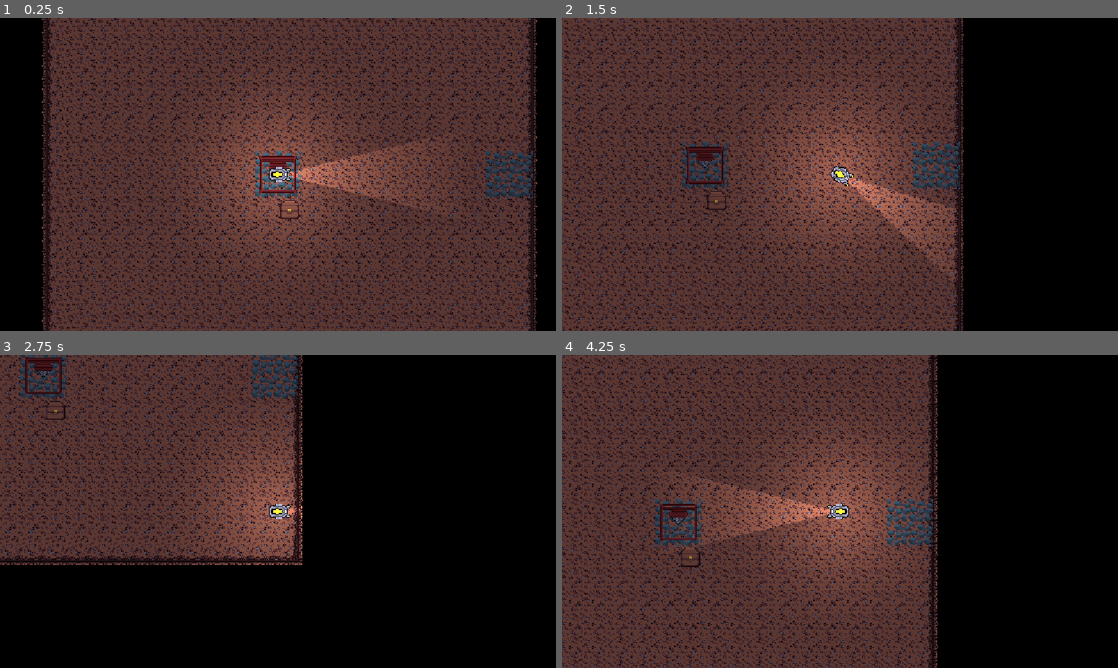
Above: before the commit, frames 1-4 (two rows, left to right).
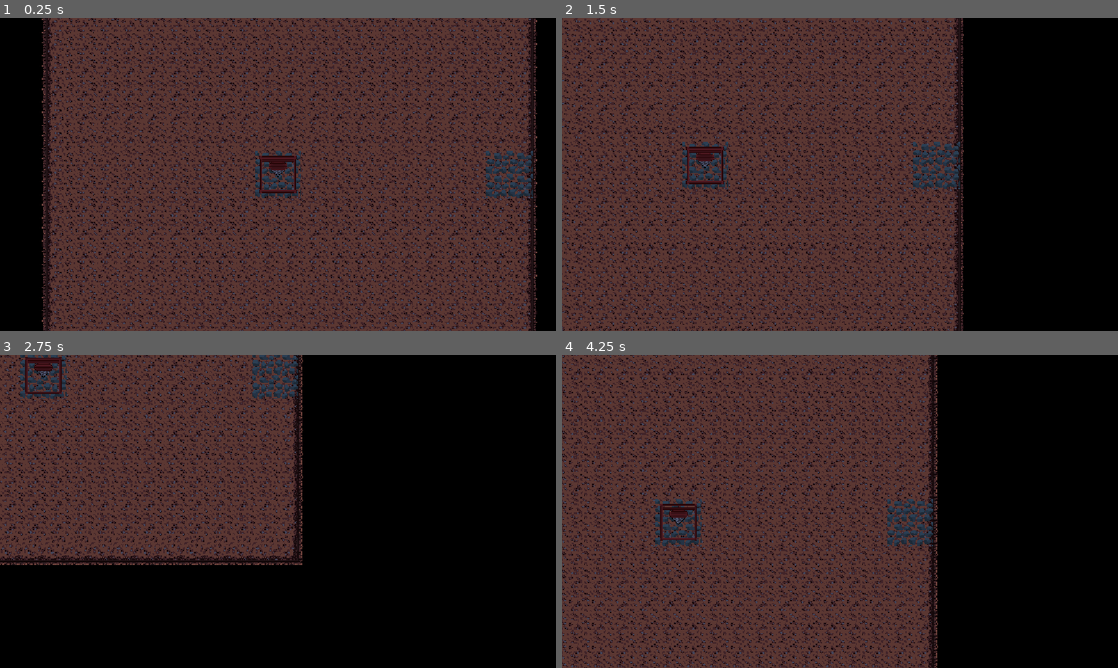
Above: after the commit, the same moments.

Repository: BratanOpa/factory-game
Game: Godot game, scene res://scenes/tests/bratanBeta.tscn
Same seed, same stepped clock (60 frames per second), same inputs: the game is played once before the commit and once after it. This scene is started directly instead of the project's main scene.
Inputs (mouse positions are in pixels of both pictures, inside the frame that each line leads up to):
- Up to frame 1 (0.25 s): no input
- Up to frame 2 (1.5 s): tap Enter at 0.5 s; move the mouse to (962, 158) at 0.52 s; hold D (move_right) 0.53-1.28 s; click (962, 158) at 0.67 s; move the mouse to (728, 190) at 1.27 s; hold S (move_down) from 1.28 s (still down)
- Up to frame 3 (2.75 s): move the mouse to (333, 442) at 2.02 s; release S (move_down) at 2.03 s; hold D (move_right) from 2.03 s (still down)
- Up to frame 4 (4.25 s): move the mouse to (812, 574) at 2.77 s; release D (move_right) at 2.78 s; hold W (move_up) 2.78-3.53 s; click (812, 574) at 2.92 s; move the mouse to (1006, 558) at 3.52 s; hold A (move_left) from 3.53 s (still down)

The runs differ from the first frame. In frame 1, 7.7% of the frame differs, in the area x 38-74%, y 29-71%; in frame 2, 7.8%, in the area x 26-71%, y 29-79%; in frame 3, 4.2%; in frame 4, 7.7%.

Commit message:
Removed OreLayer from Machine

Diff:
--- a/scenes/main.tscn
+++ b/scenes/main.tscn
@@ -5,7 +5,7 @@
 [ext_resource type="PackedScene" uid="uid://blmmg4q6a6u6e" path="res://scenes/automationScene/chest.tscn" id="6_tefeu"]
 [ext_resource type="PackedScene" uid="uid://60n87vu2qdqq" path="res://scenes/automationScene/mining_drill.tscn" id="6_tipki"]
 [ext_resource type="PackedScene" uid="uid://spvjuyaxhve6" path="res://scenes/automationScene/conveyer.tscn" id="8_85g3d"]
-[ext_resource type="Script" uid="uid://c84gu5ms7rjtx" path="res://scripts/tileMaps/machine_layer.gd" id="8_choun"]
+[ext_resource type="Script" uid="uid://c84gu5ms7rjtx" path="res://scripts/tileMaps/machine_register.gd" id="8_choun"]
 [ext_resource type="PackedScene" uid="uid://bxukss887kxks" path="res://scenes/UI/hud.tscn" id="8_tipki"]
 [ext_resource type="PackedScene" uid="uid://di46jbj14qeve" path="res://scenes/player.tscn" id="9_85g3d"]
 
@@ -22,6 +22,8 @@
 
 [node name="MiningDrill" parent="MachineLayer" unique_id=1715954616 instance=ExtResource("6_tipki")]
 position = Vector2(-29, -31)
+mining_amount = null
+base_time = null
 
 [node name="conveyer2" parent="MachineLayer" unique_id=1328008851 instance=ExtResource("8_85g3d")]
 position = Vector2(30, -2)
--- a/scenes/tests/bratanBeta.tscn
+++ b/scenes/tests/bratanBeta.tscn
@@ -2,11 +2,9 @@
 
 [ext_resource type="Script" uid="uid://dukxigqykxn7t" path="res://scripts/main.gd" id="1_4yr38"]
 [ext_resource type="PackedScene" uid="uid://tog7dt24wg3s" path="res://scenes/world.tscn" id="2_ky6ap"]
-[ext_resource type="Script" uid="uid://c84gu5ms7rjtx" path="res://scripts/tileMaps/machine_layer.gd" id="3_hhihf"]
-[ext_resource type="PackedScene" uid="uid://blmmg4q6a6u6e" path="res://scenes/automationScene/chest.tscn" id="4_n1n33"]
+[ext_resource type="Script" uid="uid://c84gu5ms7rjtx" path="res://scripts/tileMaps/machine_register.gd" id="3_hhihf"]
 [ext_resource type="PackedScene" uid="uid://60n87vu2qdqq" path="res://scenes/automationScene/mining_drill.tscn" id="5_kfgma"]
 [ext_resource type="PackedScene" uid="uid://di46jbj14qeve" path="res://scenes/player.tscn" id="6_a6bak"]
-[ext_resource type="PackedScene" path="res://scenes/conveyer.tscn" id="7_tjvok"]
 
 [node name="BratanBeta" type="Node2D" unique_id=1633186520]
 script = ExtResource("1_4yr38")
@@ -16,14 +14,8 @@
 [node name="MachineLayer" type="Node2D" parent="." unique_id=859459728]
 script = ExtResource("3_hhihf")
 
-[node name="TestChest" parent="MachineLayer" unique_id=1823310025 instance=ExtResource("4_n1n33")]
-position = Vector2(3, 30)
-
 [node name="MiningDrill" parent="MachineLayer" unique_id=1715954616 instance=ExtResource("5_kfgma")]
 position = Vector2(-29, -31)
 
 [node name="Player" parent="." unique_id=467231700 instance=ExtResource("6_a6bak")]
-
-[node name="conveyer" parent="." unique_id=1328008851 instance=ExtResource("7_tjvok")]
-position = Vector2(32, 0)
-machine_size = Vector2i(1, 1)
+visible = false
--- a/scenes/tests/maxim_main.tscn
+++ b/scenes/tests/maxim_main.tscn
@@ -2,7 +2,7 @@
 
 [ext_resource type="Script" uid="uid://dukxigqykxn7t" path="res://scripts/main.gd" id="1_lrah1"]
 [ext_resource type="PackedScene" uid="uid://tog7dt24wg3s" path="res://scenes/world.tscn" id="2_ngckr"]
-[ext_resource type="Script" uid="uid://c84gu5ms7rjtx" path="res://scripts/tileMaps/machine_layer.gd" id="3_0raed"]
+[ext_resource type="Script" uid="uid://c84gu5ms7rjtx" path="res://scripts/tileMaps/machine_register.gd" id="3_0raed"]
 [ext_resource type="PackedScene" uid="uid://blmmg4q6a6u6e" path="res://scenes/automationScene/chest.tscn" id="5_pgp7n"]
 [ext_resource type="PackedScene" uid="uid://60n87vu2qdqq" path="res://scenes/automationScene/mining_drill.tscn" id="6_liq7w"]
 [ext_resource type="PackedScene" uid="uid://spvjuyaxhve6" path="res://scenes/automationScene/conveyer.tscn" id="6_ubw0i"]
--- a/scripts/automation/machine.gd
+++ b/scripts/automation/machine.gd
@@ -1,20 +1,21 @@
 class_name Machine
 extends StaticBody2D
 
-@export var machine_size: Vector2i = Vector2i(1, 1) # e.g., 2x2
+@export var machine_size: Vector2i = Vector2i(1, 1)
+@export var tile_size: int = 32
+
 var grid_pos: Vector2i
-var machine_layer: MachineLayer
-var ore_layer: OreLayer	#NAHYA?? machine does not need to know about Ore!
+var machine_register: MachineRegister
 
 func _ready() -> void:
-	position = position.snapped(Vector2(32,32))
-	machine_layer = get_parent()
-	ore_layer = get_tree().get_first_node_in_group("ore_layer")
-	grid_pos = ore_layer.local_to_map(ore_layer.to_local(global_position))	#MAKE machine layer grid, and calculate from it
-	machine_layer.register_machine(grid_pos, machine_size, self)
+	position = position.snapped(Vector2(tile_size, tile_size))
+	machine_register = get_parent()
+	grid_pos = position / Vector2(tile_size, tile_size)
+	print(grid_pos)
+	machine_register.register_machine(grid_pos, machine_size, self)
 
 func _exit_tree() -> void:
-	machine_layer.unregister_machine(grid_pos, machine_size) # Automatically unregister when deleted
+	machine_register.unregister_machine(grid_pos, machine_size) # Automatically unregister when deleted
 
 func get_surrounding_cells_pos(pos: Vector2i, size: Vector2i) -> Array[Vector2i]:	# no corners
 	var cells: Array[Vector2i] = []
@@ -34,7 +35,7 @@
 
 func push_item_at(id: String, pos: Vector2i) -> bool:
 	var from_cell = pos.clamp(grid_pos, grid_pos + machine_size - Vector2i.ONE)
-	var target_node = machine_layer.get_machine_at(pos)
+	var target_node = machine_register.get_machine_at(pos)
 	if not target_node: return false
 	if target_node.has_method("accept_item"):
 		if target_node.accept_item(id, from_cell):
--- a/scripts/automation/mining_drill.gd
+++ b/scripts/automation/mining_drill.gd
@@ -1,13 +1,15 @@
 extends Machine
-
-var current_tile_index: int = 0	# just dummy indexer to mine at different cells
-var stored_item: String = "" # holds the mined item if output is blocked
 
 @export var mining_amount : int = 1
 @export var base_time: float = 1.0
 
+var current_tile_index: int = 0	# just dummy indexer to mine at different cells
+var stored_item: String = "" # holds the mined item if output is blocked
+var ore_layer: OreLayer
+
 func _ready() -> void:
 	super()
+	ore_layer = get_tree().get_first_node_in_group("ore_layer")
 	_update_speed()
 	$Timer.start()
 
--- a/scripts/tileMaps/machine_layer.gd
+++ b/scripts/tileMaps/machine_register.gd
@@ -1,5 +1,5 @@
 # This script register every machine, so they can easily find each other to transfer items
-class_name MachineLayer
+class_name MachineRegister
 extends Node2D
 
 var machines: Dictionary[Vector2i, Machine] = {}
Not shown, changed: art/ores/Iron_Ore.png.import
Renamed: scripts/tileMaps/machine_layer.gd.uid -> scripts/tileMaps/machine_register.gd.uid
